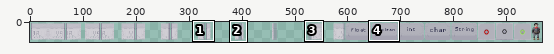
Edited in one commit: sprite sheet (core/assets/spritesheet/tryandcatchpack.png). The first picture is a wide view before the edit; the outline marks the close-up.
Close-up. Earlier state:
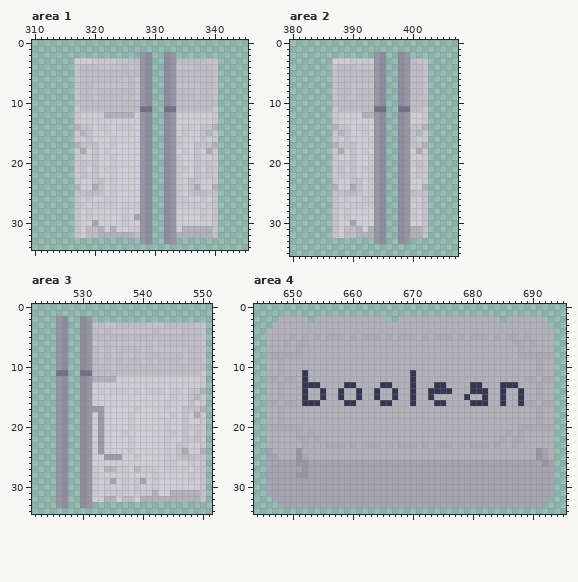
The file is 1024x64 pixels. Colours within 5 levels of each other are drawn and written as one. Shown: area 1: x 310..345, y 0..34; area 2: x 380..407, y 0..35; area 3: x 522..551, y 0..34; area 4: x 644..695, y 0..34. The wide view leaves out empty margins. The commit also changed other parts of the picture, which this record leaves out.
Now the later version:
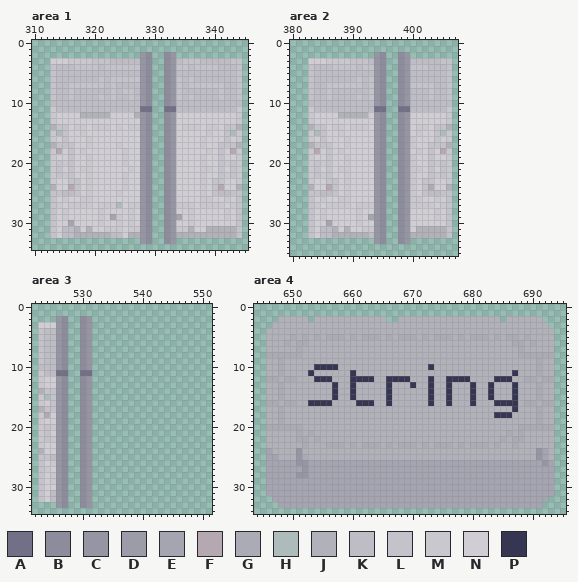
Palette (. is transparent): A #727087  B #8d8c9d  C #9695a4  D #9c9ba8  E #a5a4b1  F #b6a8b1  G #ababb5  H #adbbbb  J #b1b1ba  K #bebcc5  L #c4c2ca  M #cac8cf  N #d0ced4  P #363652
Changes in this commit:
Changed rows in their new state; - is an unchanged pixel.
Area 1:
first column x 313:
 3 NNNMMMMLLLKKKK--------LLL-KKKKLL
 4 LKKK-LLLK---L----------KLLL-KKKL
 5 LKKKK----------------------KKKKL
 6 LKKKK---L-LL-L-------L-L---KKKKL
 7 LKKL-LL--K-KK-K-------K--LL-LKKL
 8 LKKLK--K--L-LLK------L--K--KLKKL
 9 LKKLK--KL-L-KLK------L-LK--KLKKL
10 KKKK------------------------KKKK
11 MKKKK----------------------KKKKM
12 MNNNNJJJJ-NNNNJ------------NNNNM
13 MNNNN----------------------NNNNM
14 JLLNMMNM----N-M---------MNMMNLLJ
15 MHLNNMN--N------------N--NMNNLHM
16 MNLNN-M---N----------N---M-NNLNM
17 JLLLNNMN--NM---------N--NMNNLLLJ
18 MFNLNM-N-N--M---------N-N-MNLNFM
19 MNNLN-MN--N-M--------N--NM-NLNNM
20 MLMLNN-N--N-M--------N--N-NNLMLM
21 MLNLNMMN-NN--M-------NN-NMMNLNLM
22 MLMLNN-N--N-M--------N--N-NNLMLM
23 MNNLL-MNN-N-M--------N-NNM-LLNNM
24 JNNFL-MNN-N-M--------N-NNM-LFNNJ
25 LLKK-NMNN-NM---------N-NNMN-KKLL
26 LNMNNM---NN----------NN---MNNMNL
27 LMNMM-MN---HN-----------NM-MMNML
28 LNMNN-N-M---NM---------M-N-NNMNL
29 LNMNN-N-M-EMNMN------E-M-N-NNMNL
30 LNNEN--NM--MNM---------M---NNNNL
31 LNKKJ-JNNMMM---------MM-NN-JJJJL
32 LNKKJJJJ--KKN-J------------JJJJL
Area 2:
first column x 383:
 3 NNNMMMMLLLK-------KKKKLL
 4 LKKK-LLLK--------LL-KKKL
 5 LKKKK--------------KKKKL
 6 LKKKK---L-L--------KKKKL
 7 LKKL-LL--K-------LL-LKKL
 8 LKKLK--K--L--------KLKKL
 9 LKKLK--KL-L--------KLKKL
10 KKKK----------------KKKK
11 MKKKK--------------KKKKM
12 MNNNNJJJJ-N--------NNNNM
13 MNNNN--------------NNNNM
14 JLLNMMNM---------NMMNLLJ
15 MHLNNMN--N-------NMNNLHM
16 MNLNN-M---N------M-NNLNM
17 JLLLNNMN--N------MNNLLLJ
18 MFNLNM-N-N--------MNLNFM
19 MNNLN-MN--N------M-NLNNM
20 MLMLNN-N--N-------NNLMLM
21 MLNLNMMN-NN------MMNLNLM
22 MLMLNN-N--N-------NNLMLM
23 MNNLL-MNN-N------M-LLNNM
24 JNNFL-MNN-N------M-LFNNJ
25 LLKK-NMNN-N------MN-KKLL
26 LNMNNM---NN-------MNNMNL
27 LMNMM-MN---------M-MMNML
28 LNMNN-N-M--------N-NNMNL
29 LNMNN-N-M-E------N-NNMNL
30 LNNEN--NM----------NNNNL
31 LNKKJ-JNNMM------N-JJJJL
32 LNKKJJJJ--K--------JJJJL
Area 3:
first column x 523:
 3 NNN------...................
 4 LKK------...................
 5 LKK------...................
 6 LKK------...................
 7 LKK------...................
 8 LKK------...................
 9 LKK------...................
10 KKK------...................
11 MKK------...................
12 MNN------...................
13 MNN------...................
14 JLL------...................
15 MHL------...................
16 MNL------...................
17 JLL------...................
18 MFN------...................
19 MNN------...................
20 MLM------...................
21 MLN------...................
22 MLM------...................
23 MNN------...................
24 JNN------...................
25 LLK------...................
26 LNM------...................
27 LMN------...................
28 LNM------...................
29 LNM------...................
30 LNN------...................
31 LNK------...................
32 LNK------...................
Area 4:
first column x 652:
10 --PPPP---------------P---------------
11 JP------P---------J----------------P-
12 J-PPP---PPPP--PPPPJ--P--PPPP----PPP--
13 JJJ--P-J-----J-------PJJP----J-P-JJ--
14 J--J-PJ-PJ--J-PJ--J---JJ-----JJP-J-PJ
15 J--J-PJ-PJ--J-PJ--J-----P--JP-JP-J-PJ
16 J--PP--JJPPP-J----J--PJJP----JJ-P-PPJ
17 -----------------------------------P-
18 --------------------------------PPP--
